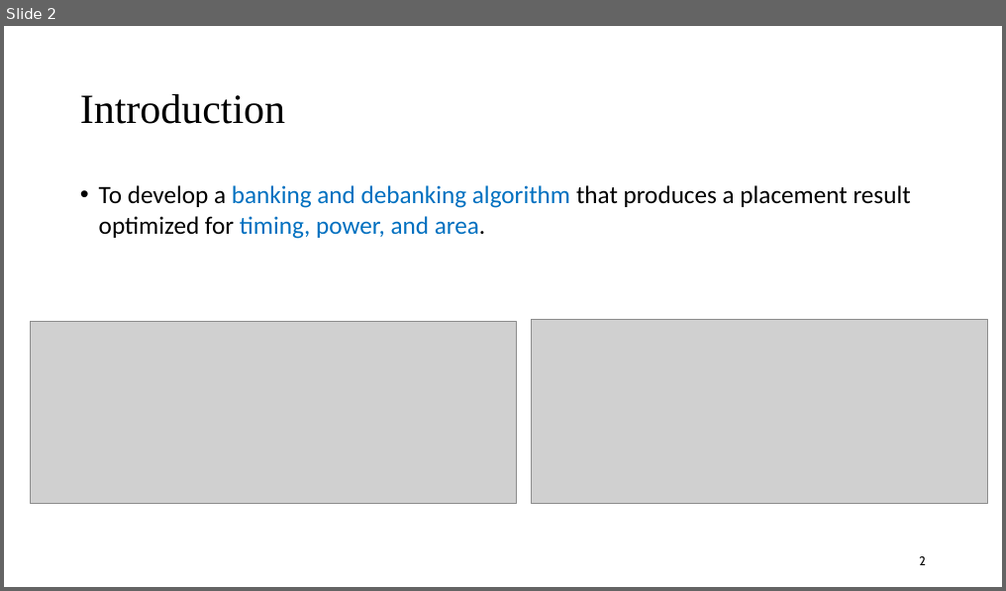
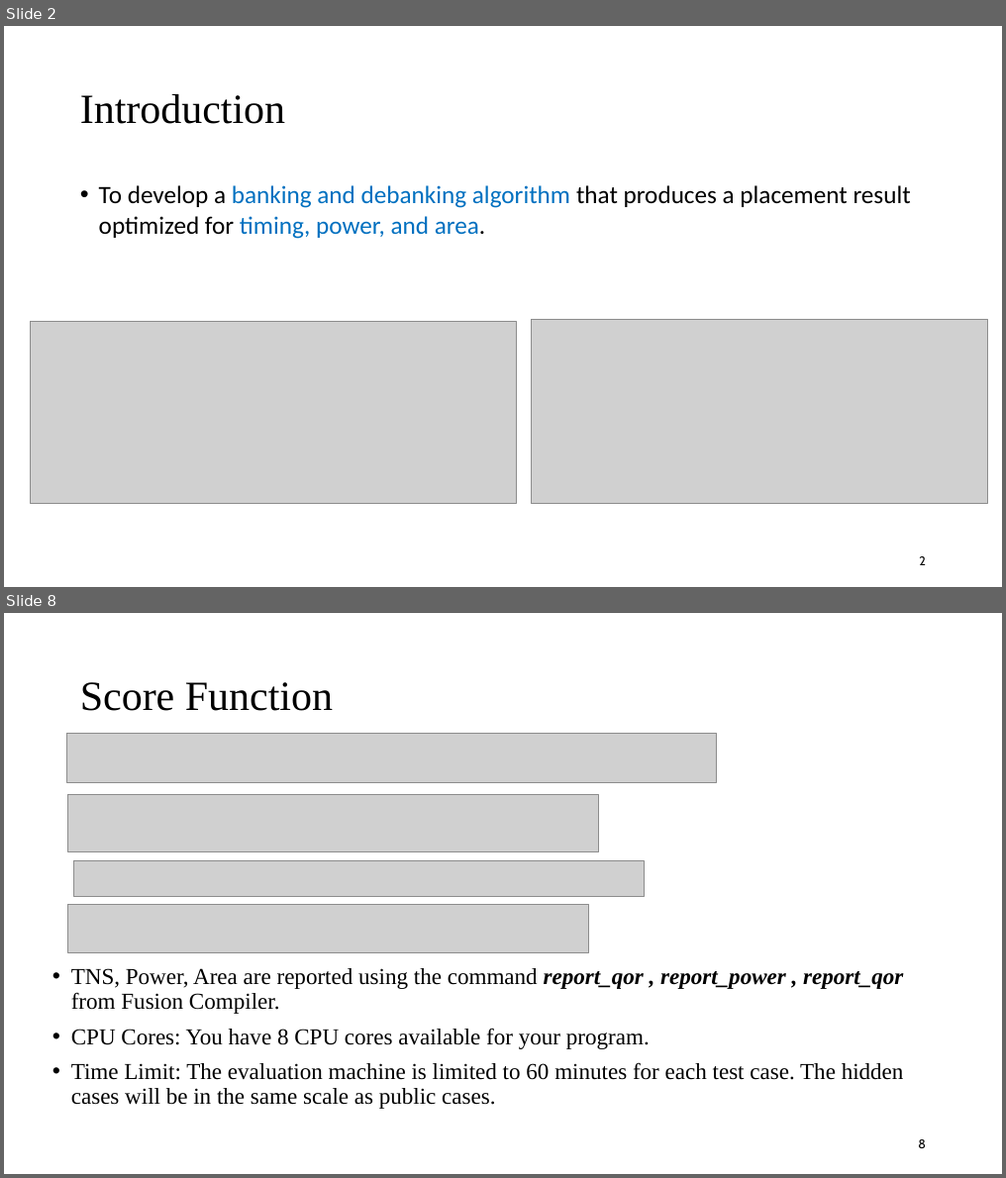
Before and after one commit to demon02130101/Lab, a slide deck: ICCAD/題目介紹.pptx. Shown one above the other, each under a label of ours: slide 2 before the commit, slides 2 and 8 after it; the slides between them are not shown. The pictures are 1006x591 and 1006x1178 pixels, drawn with LibreOffice and Linux fonts; fonts in the diff are those of the drawing; grey boxes stand for pictures. Boxes give left, top, right and bottom in pixels: in the first picture for what was removed or moved away, otherwise in the second. Text is boxed around its words. In the diff, an @@ line names an element or a change of style, - is before the commit and + after.

```diff
--- a/ICCAD/題目介紹.pptx
+++ b/ICCAD/題目介紹.pptx
@@ slide 8 added at <box>4,613,1002,1174</box>, background #FFFFFF @@
@@ title added at <box>80,682,333,711</box>, 40 pt, text #000000 @@
+Score Function
@@ picture added at <box>67,733,716,782</box> @@
@@ picture added at <box>67,795,598,852</box> @@
@@ picture added at <box>73,861,645,897</box> @@
@@ picture added at <box>67,905,588,953</box> @@
@@ text added at <box>71,968,904,1109</box>, 22 pt, text #000000 @@
+• TNS, Power, Area are reported using the command report_qor , report_power , report_qor from Fusion Compiler.
+• CPU Cores: You have 8 CPU cores available for your program.
+• Time Limit: The evaluation machine is limited to 60 minutes for each test case. The hidden cases will be in the same scale as public cases.
@@ page number added at <box>918,1140,926,1149</box>, 12 pt, text #000000 @@
+8
```
Also in this commit, not shown: 2 slides changed, 3 other slides added, 1 other file.
